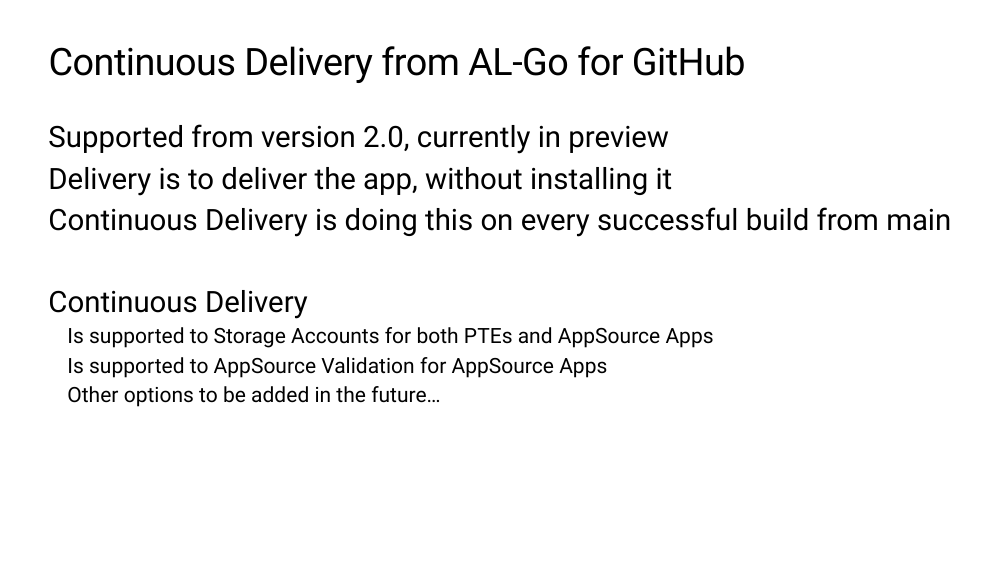
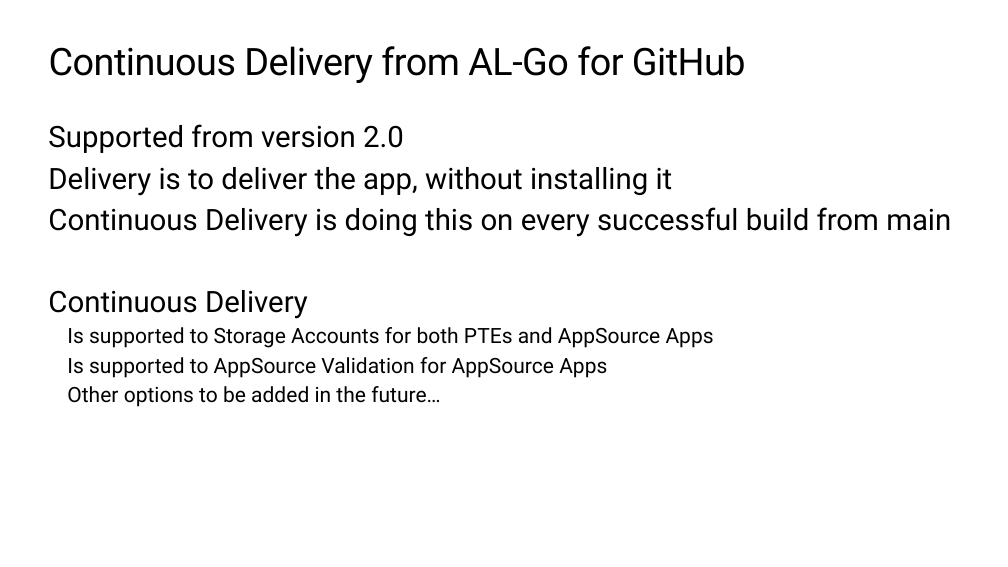
Before and after one commit to microsoft/AL-Go, a slide deck: slide 49 of Workshop/AL-Go for GitHub Workshop.pptx. Drawn at 1008x567 pixels with LibreOffice and Linux fonts; fonts in the diff are those of the drawing; background and template pictures are left out. Boxes give left, top, right and bottom in pixels: in the first picture for what was removed or moved away, otherwise in the second. Text is boxed around its words. In the diff, an @@ line names an element or a change of style, - is before the commit and + after.

```diff
--- a/Workshop/AL-Go for GitHub Workshop.pptx
+++ b/Workshop/AL-Go for GitHub Workshop.pptx
@@ text at <box>48,124,404,153</box>: text changed @@
-Supported from version 2.0, currently in preview
+Supported from version 2.0
```
Also in this commit, not shown: 3 other slides changed, 2 other files.
